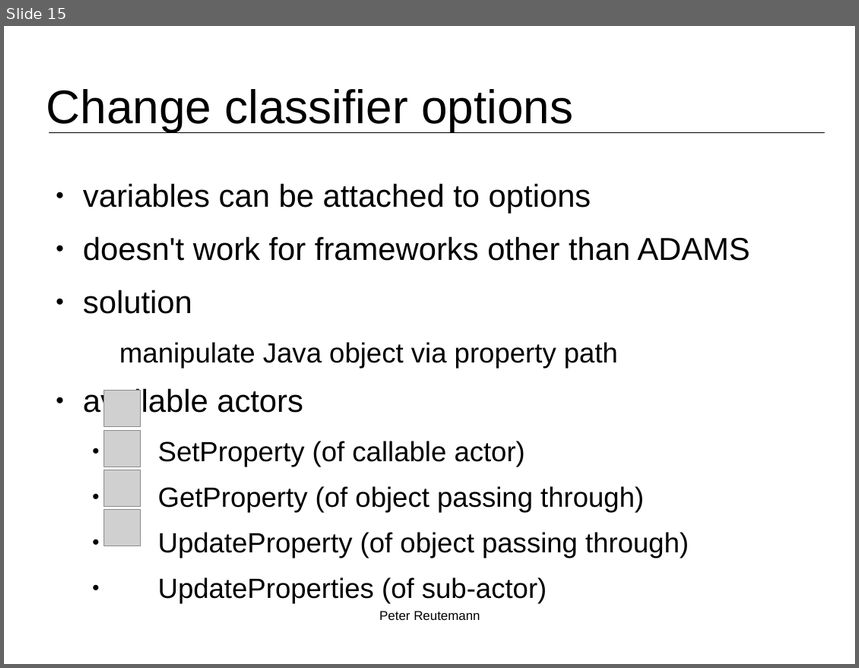
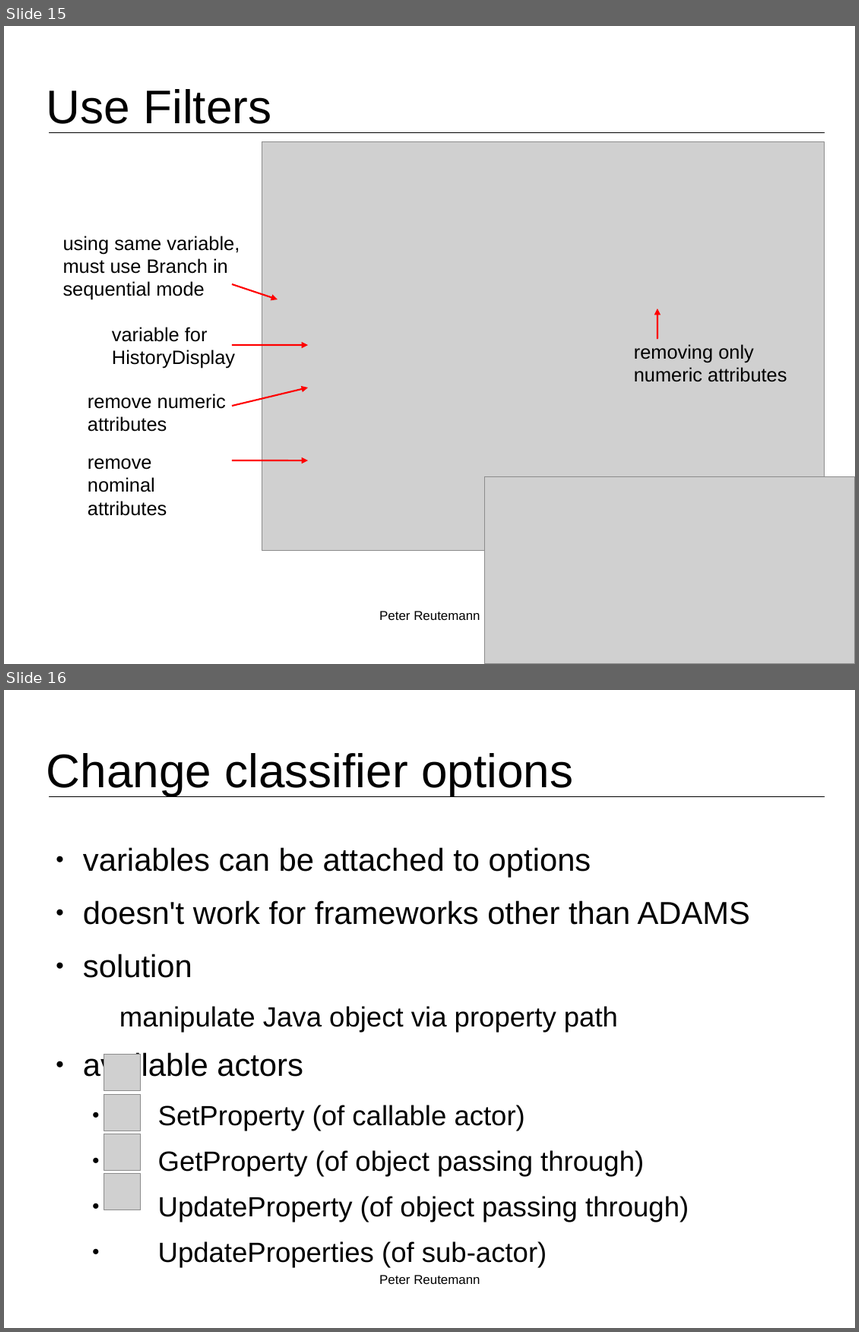
Before and after one commit to fracpete/kuching-2015, a slide deck: 2_basic_flows/kuching2015_basic_flows-2-machine_learning.odp. Shown one above the other, each under a label of ours: slide 15 before the commit, slides 15 and 16 after it. The pictures are 859x668 and 859x1332 pixels, drawn with LibreOffice and Linux fonts; fonts in the diff are those of the drawing; grey boxes stand for pictures; background and template pictures are left out. Boxes give left, top, right and bottom in pixels: in the first picture for what was removed or moved away, otherwise in the second. Text is boxed around its words. In the diff, an @@ line names an element or a change of style, - is before the commit and + after.

```diff
--- a/2_basic_flows/kuching2015_basic_flows-2-machine_learning.odp
+++ b/2_basic_flows/kuching2015_basic_flows-2-machine_learning.odp
@@ slide 15 added at box(4, 26, 855, 664), background #FFFFFF; not listed: 1 template element that a slide beside it also shows @@
@@ title added at box(47, 89, 272, 124), 44 pt, text #000000 @@
+Use Filters
@@ picture added at box(262, 142, 825, 551) @@
@@ text added at box(63, 236, 240, 300), 18 pt, text #000000 @@
+using same variable,
+must use Branch in
+sequential mode
@@ arrow added from (232, 284) to (278, 300), #FF0000 1.5 pt @@
@@ arrow added from (658, 340) to (658, 309), #FF0000 1.5 pt @@
@@ text added at box(112, 327, 235, 369), 18 pt, text #000000 @@
+variable for
+HistoryDisplay
@@ text added at box(634, 344, 787, 382), 18 pt, text #000000 @@
+removing only
+numeric attributes
@@ arrow added from (232, 345) to (308, 345), #FF0000 1.5 pt @@
@@ arrow added from (232, 406) to (308, 389), #FF0000 1.5 pt @@
@@ text added at box(88, 394, 226, 432), 18 pt, text #000000 @@
+remove numeric
+attributes
@@ text added at box(88, 458, 167, 516), 18 pt, text #000000 @@
+remove nominal
+attributes
@@ arrow added from (232, 461) to (308, 461), #FF0000 1.5 pt @@
@@ picture added at box(484, 477, 855, 664) @@
@@ text added at box(379, 611, 480, 620), 12 pt, text #000000 @@
+Peter Reutemann
@@ what was slide 15 is now slide 16 @@
```
Also in this commit, not shown: 3 other slides added, 2 slides removed, 22 other files.
